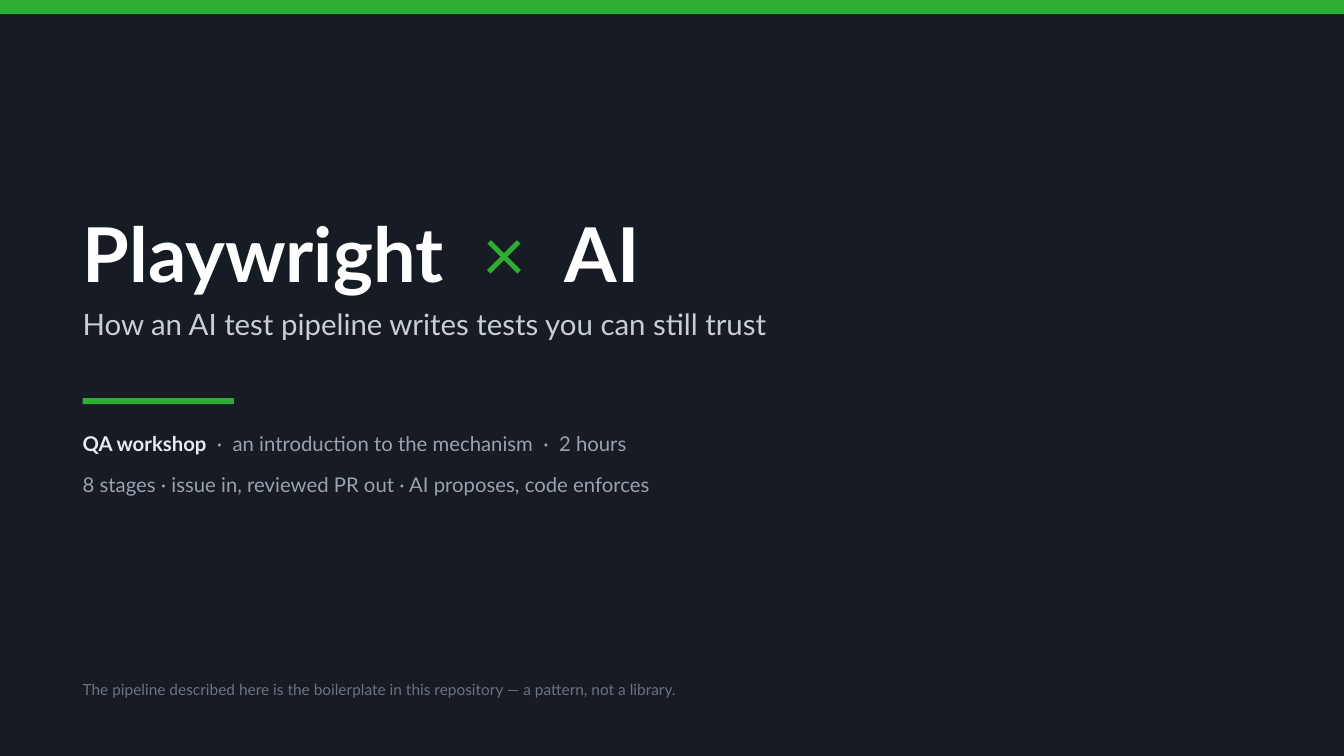
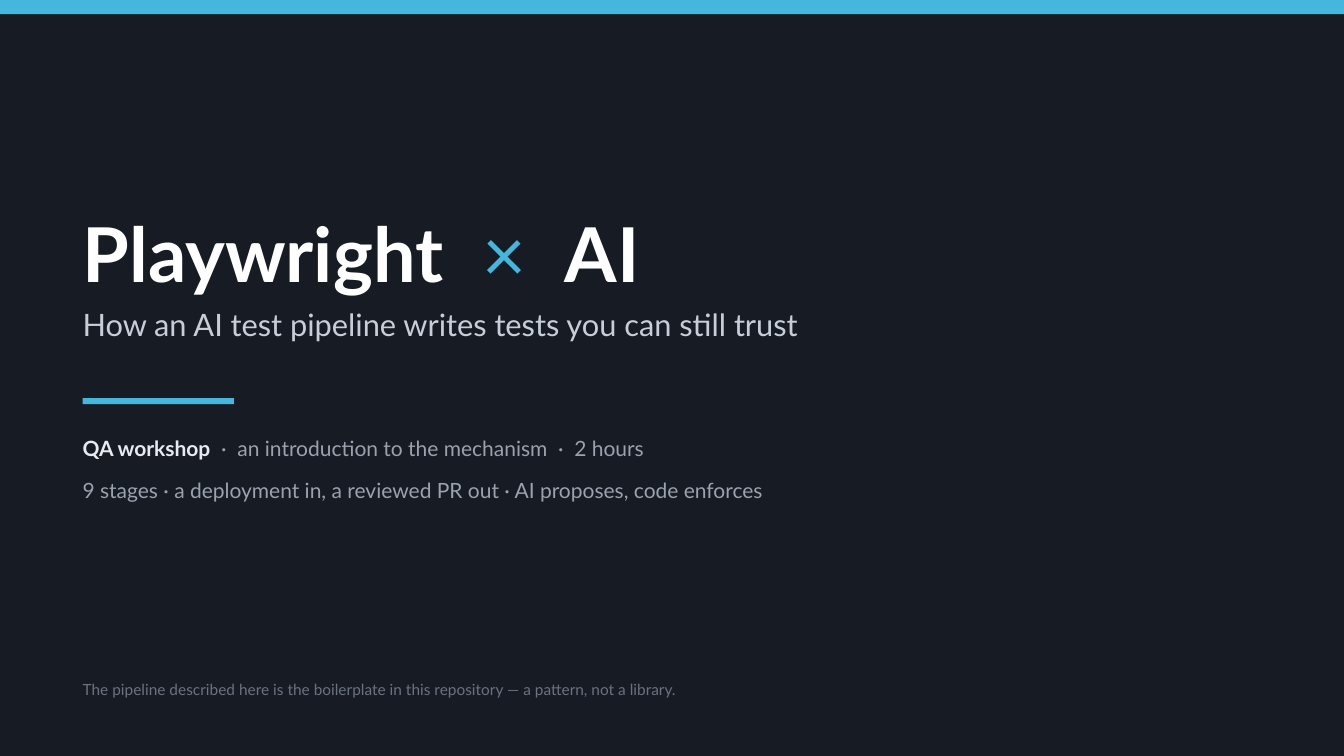
Before and after one commit to yogap02/pwxai, a slide deck: slide 1 of deck/Playwright-AI-QA-Workshop.pptx. Drawn at 1344x756 pixels with LibreOffice and Linux fonts; fonts in the diff are those of the drawing. Boxes give left, top, right and bottom in pixels: in the first picture for what was removed or moved away, otherwise in the second. Text is boxed around its words. In the diff, an @@ line names an element or a change of style, - is before the commit and + after.

```diff
--- a/deck/Playwright-AI-QA-Workshop.pptx
+++ b/deck/Playwright-AI-QA-Workshop.pptx
@@ rectangle at [0,0,1344,14]: fill #2EAD33 to #43B7DC @@
@@ text "Playwright × AI" at [83,226,798,342]: text colour #2EAD33 to #43B7DC in "×"; size 21 to 22 pt in "How an AI test pipeline writes tests ..." @@
@@ rectangle at [83,398,234,404]: fill #2EAD33 to #43B7DC @@
@@ text at [83,440,644,460]: size 14.5 to 15 pt in "QA workshop · an introduction to the ..." @@
@@ text at [83,482,763,502]: text changed; size 14.5 to 15 pt @@
-8 stages · issue in, reviewed PR out · AI proposes, code enforces
+9 stages · a deployment in, a reviewed PR out · AI proposes, code enforces
```
Also in this commit, not shown: 9 other slides changed, 21 other files.
